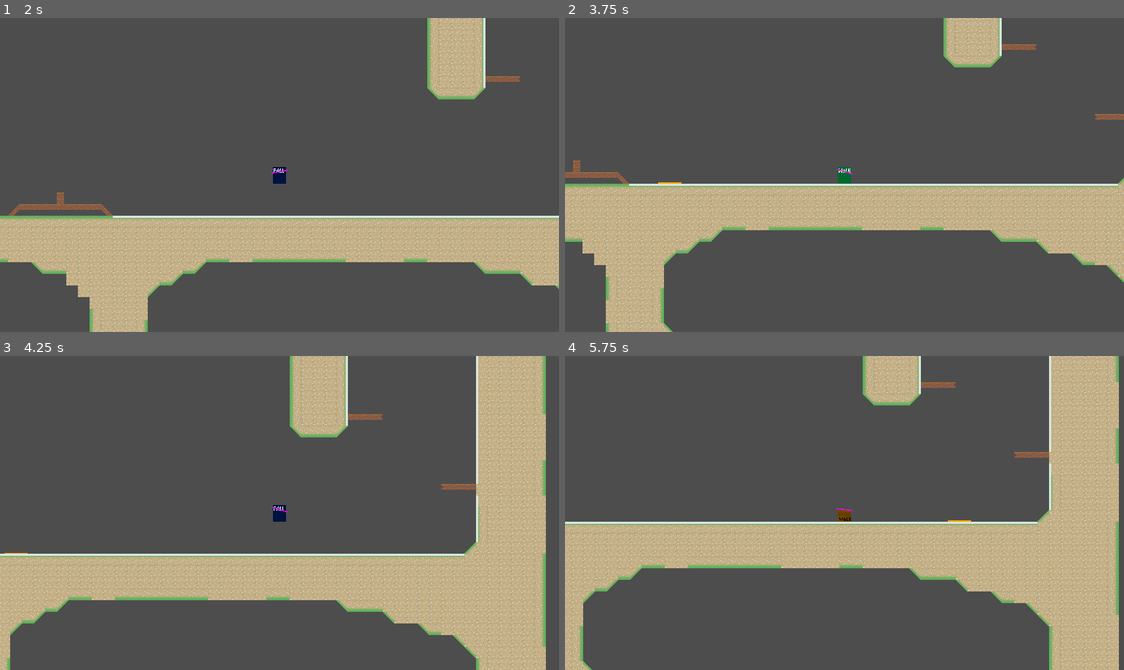
Above: before the commit, frames 1-4 (two rows, left to right).
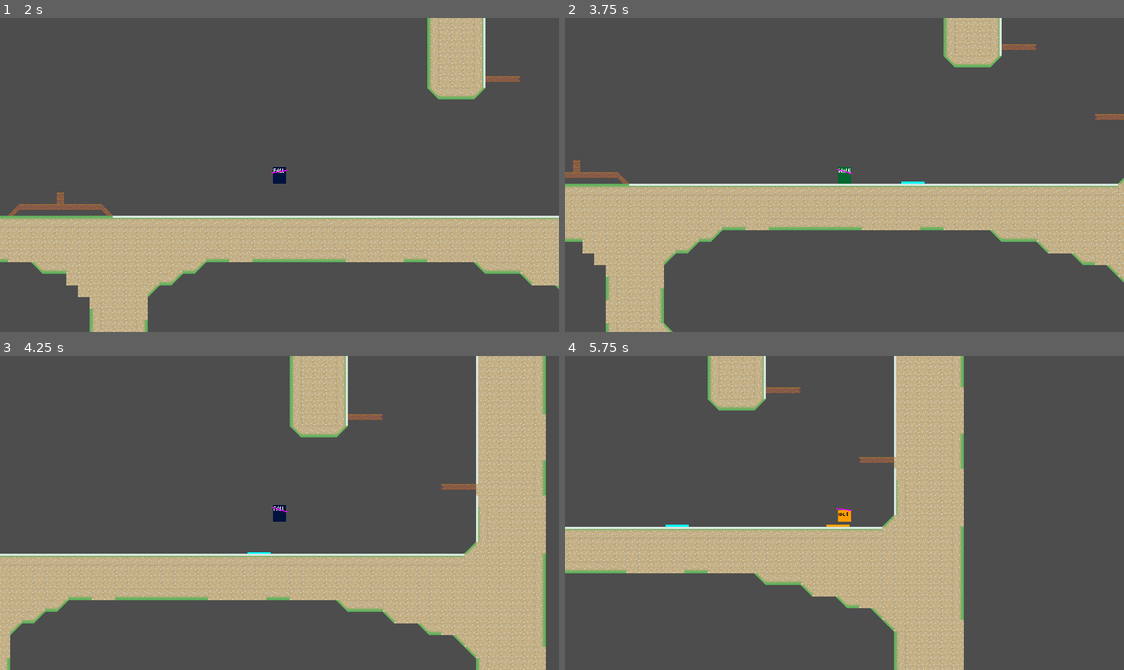
Above: after the commit, the same moments.

Repository: haruo-gabriel/portal2d
Game: Godot game, scene res://levels/level_1/level_scene.tscn
Two runs of this game, one before a commit and one after it. Both use one fixed random seed, a clock stepped at 60 frames per second and the inputs below.
Inputs (mouse positions are in pixels of both pictures, inside the frame that each line leads up to):
- Up to frame 1 (2 s): tap Enter at 0.5 s; move the mouse to (402, 159) at 0.52 s; hold Shift (crouch) 0.53-1.28 s; hold D (move_right) from 0.53 s (still down); tap Space (jump) at 0.77, 1.52 s; move the mouse to (167, 190) at 1.27 s; click (167, 190) at 1.35 s
- Up to frame 2 (3.75 s): move the mouse to (900, 105) at 2.02 s; release D (move_right) at 2.03 s; hold A (move_left) 2.03-2.78 s; right-click (900, 105) at 2.1 s; move the mouse to (816, 237) at 2.77 s; hold D (move_right) from 2.78 s (still down); tap Shift (crouch) at 2.85 s; tap Space (jump) at 3.02 s; move the mouse to (1012, 222) at 3.52 s; click (1012, 222) at 3.6 s
- Up to frame 3 (4.25 s): keep holding D (move_right); tap Space (jump) at 3.77 s
- Up to frame 4 (5.75 s): move the mouse to (676, 465) at 4.27 s; release D (move_right) at 4.28 s; hold A (move_left) 4.28-5.03 s; right-click (676, 465) at 4.35 s; tap Space (jump) at 4.52 s; move the mouse to (872, 513) at 5.02 s; hold D (move_right) from 5.03 s (still down); hold Shift (crouch) from 5.03 s (still down)

Frame 1 is identical in both runs. In frame 2, less than 0.1% of the frame differs, in the area x 16-65%, y 52-53%; in frame 3, less than 0.1%; in frame 4, 40%, in the area x 0-100%, y 0-100%.

Commit message:
Fixing hitbox and casting problems

Diff:
--- a/godot project/characters/player/scripts/player.gd
+++ b/godot project/characters/player/scripts/player.gd
@@ -37,6 +37,8 @@
 
 	if difference:
 		angle = atan2(difference.y, difference.x)
+
+	raycast.target_position = 1000 * Vector2(cos(angle), sin(angle))
 
 func get_enabled_hitbox() -> CollisionShape2D:
 	if main_hitbox.disabled:
--- a/godot project/portals/common/portal.tscn
+++ b/godot project/portals/common/portal.tscn
@@ -12,12 +12,12 @@
 script = ExtResource("1_hy248")
 
 [node name="CollisionShape2D" type="CollisionShape2D" parent="."]
-position = Vector2(0, -2.08165e-12)
+position = Vector2(1, -2.08165e-12)
 shape = SubResource("SegmentShape2D_3rnao")
 
 [node name="Sprite2D" type="Sprite2D" parent="."]
-position = Vector2(0, -2.08165e-12)
-texture = ExtResource("2_2gttd")
+position = Vector2(1, 0)
+texture = ExtResource("2_0cqx6")
 
 [connection signal="body_entered" from="." to="." method="_on_body_entered"]
 [connection signal="body_exited" from="." to="." method="_on_body_exited"]
Not shown: 1 places in godot project/portals/common/portal.tscn that only renumber resources
